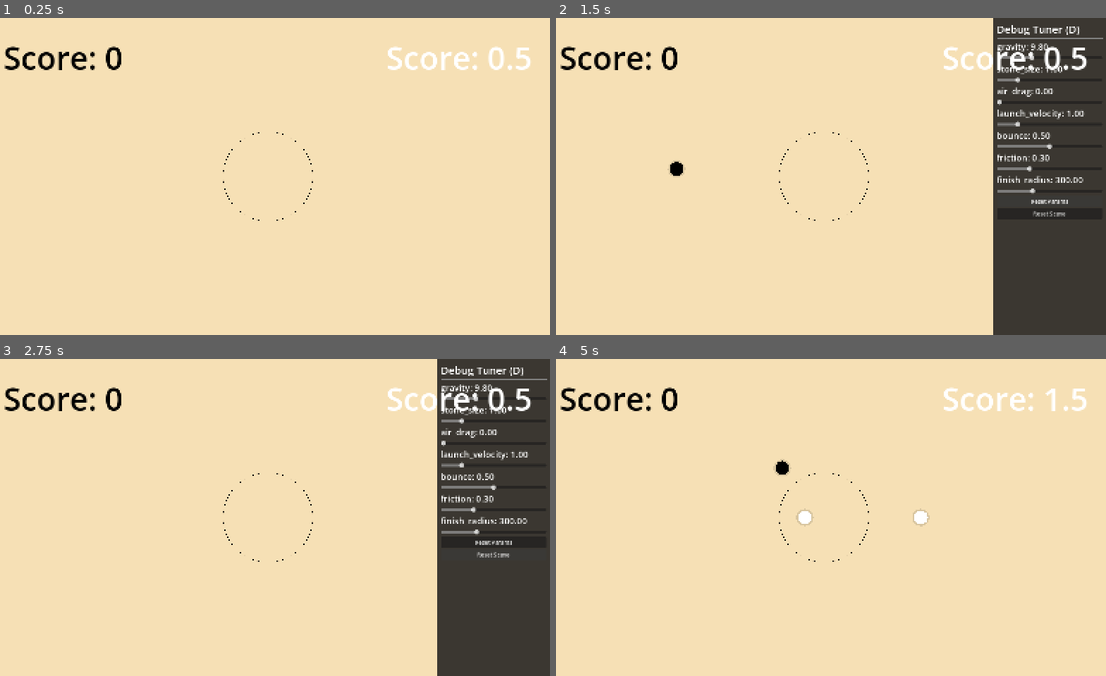
Above: before the commit, frames 1-4 (two rows, left to right).
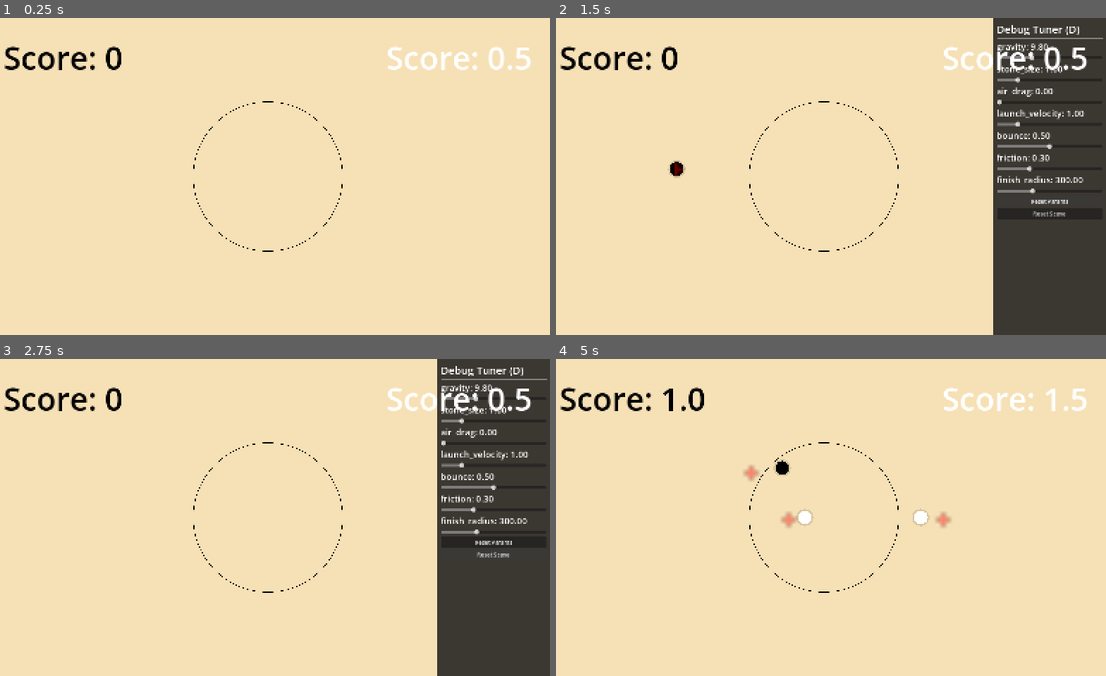
Above: after the commit, the same moments.

Repository: aeriab/Orbital_Go
Game: Godot game, scene res://game/game.tscn
Same seed, same stepped clock (60 frames per second), same inputs: the game is played once before the commit and once after it.
Inputs (mouse positions are in pixels of both pictures, inside the frame that each line leads up to):
- Up to frame 1 (0.25 s): no input
- Up to frame 2 (1.5 s): tap Enter at 0.5 s; move the mouse to (946, 160) at 0.52 s; press the mouse at (946, 160) at 0.53 s; hold D 0.53-1.25 s; release the mouse at (946, 160) at 1.25 s; click "Reset Params" at 1.25 s
- Up to frame 3 (2.75 s): click "Reset Scene" at 2 s
- Up to frame 4 (5 s): move the mouse to (710, 533) at 2.77 s; click (710, 533) at 2.85 s; move the mouse to (880, 447) at 3.52 s; press the mouse at (880, 447) at 3.53 s; hold D from 3.53 s (still down); move the mouse to (798, 580) at 4.27 s; release the mouse at (798, 580) at 4.28 s; click (798, 580) at 4.35 s

The runs differ from the first frame. In frame 1, 0.2% of the frame differs, in the area x 35-63%, y 26-74%; in frame 2, 0.3%; in frame 3, 0.2%; in frame 4, 0.7%, in the area x 19-72%, y 8-74%.

Commit message:
tweaks for deciding next steps

Diff:
--- a/autoloads/Global.gd
+++ b/autoloads/Global.gd
@@ -4,7 +4,7 @@
 var gravity: float = 9.8
 
 # TODO: rename to zone_radius
-var finish_radius: float = 150.0
+var finish_radius: float = 250.0
 signal zone_radius_changed
 
 var game_still_going: bool = true
--- a/autoloads/StoneManager.gd
+++ b/autoloads/StoneManager.gd
@@ -2,14 +2,16 @@
 extends Node
 
 # --- Debug Visualization ---
-var debug_enabled: bool = false
+var debug_enabled: bool = true
 var debug_sprite: Sprite2D = null
 var debug_image: Image = null
 var debug_texture: ImageTexture = null
 
 # Colors for the debug overlay
-var debug_p2_color: Color = Color(1, 1, 1, 0.3)
-var debug_p1_color: Color = Color(0, 0, 0, 0.3)
+var debug_p2_color: Color = Color(1.0, 1.0, 1.0, 0.392)
+var debug_p1_color: Color = Color(0.0, 0.0, 0.0, 0.392)
+var debug_neutral_color: Color = Color(0.408, 0.408, 0.408, 0.392)
+
 var debug_captured_color: Color = Color(1, 0, 0, 0.4)
 var debug_empty_color: Color = Color(0, 0, 0, 0.0)
 
@@ -18,7 +20,7 @@
 const GRID_SIZE: int = 64
 
 @export var world_radius: float = 500.0
-@export var capture_interval: float = 0.4
+@export var capture_interval: float = 0.3
 
 # --- Cell Constants ---
 const EMPTY: int = 0
--- a/project.godot
+++ b/project.godot
@@ -24,6 +24,7 @@
 
 window/size/viewport_width=1600
 window/size/viewport_height=900
+window/size/mode=2
 window/stretch/mode="canvas_items"
 
 [global_group]
--- a/stone/Stone.gd
+++ b/stone/Stone.gd
@@ -60,7 +60,7 @@
 
 
 func stone_acceleration(pos: Vector2) -> Vector2:
-	return pos.direction_to(Vector2.ZERO) * Global.gravity * 100
+	return pos.direction_to(Vector2.ZERO) * Global.gravity * 100 * mass
 
 func on_captured() -> void:
 	if (team == "P1"):
--- a/stone/Stone.tscn
+++ b/stone/Stone.tscn
@@ -2,6 +2,9 @@
 
 [ext_resource type="Script" uid="uid://bcwvk66op7nba" path="res://stone/Stone.gd" id="1_q1k2p"]
 [ext_resource type="Script" uid="uid://bfme48ybivq6d" path="res://stone/zone_detection_area_2d.gd" id="2_2jb1u"]
+
+[sub_resource type="PhysicsMaterial" id="PhysicsMaterial_2jb1u"]
+bounce = 0.2
 
 [sub_resource type="CircleShape2D" id="CircleShape2D_803en"]
 radius = 23.0
@@ -12,6 +15,7 @@
 [node name="Stone" type="RigidBody2D" unique_id=665321105 node_paths=PackedStringArray("stone_polygon_2d", "outline_polygon_2d", "red_indicator_polygon_2d")]
 self_modulate = Color(0.2393471, 0.23934716, 0.23934707, 1)
 z_as_relative = false
+physics_material_override = SubResource("PhysicsMaterial_2jb1u")
 gravity_scale = 0.0
 linear_damp = 1.0
 script = ExtResource("1_q1k2p")
@@ -20,7 +24,7 @@
 stone_polygon_2d = NodePath("StonePolygon2D")
 outline_polygon_2d = NodePath("StonePolygon2D/OutlinePolygon2D")
 red_indicator_polygon_2d = NodePath("RedIndicatorPolygon2D")
-paint_radius = 0.001
+paint_radius = 1.0
 
 [node name="CollisionShape2D" type="CollisionShape2D" parent="." unique_id=676780668]
 shape = SubResource("CircleShape2D_803en")
